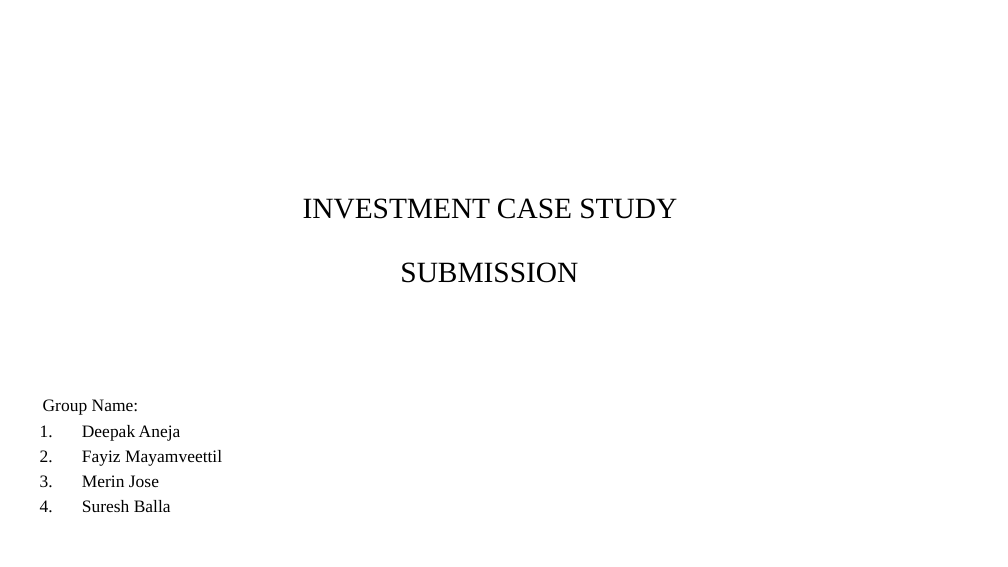
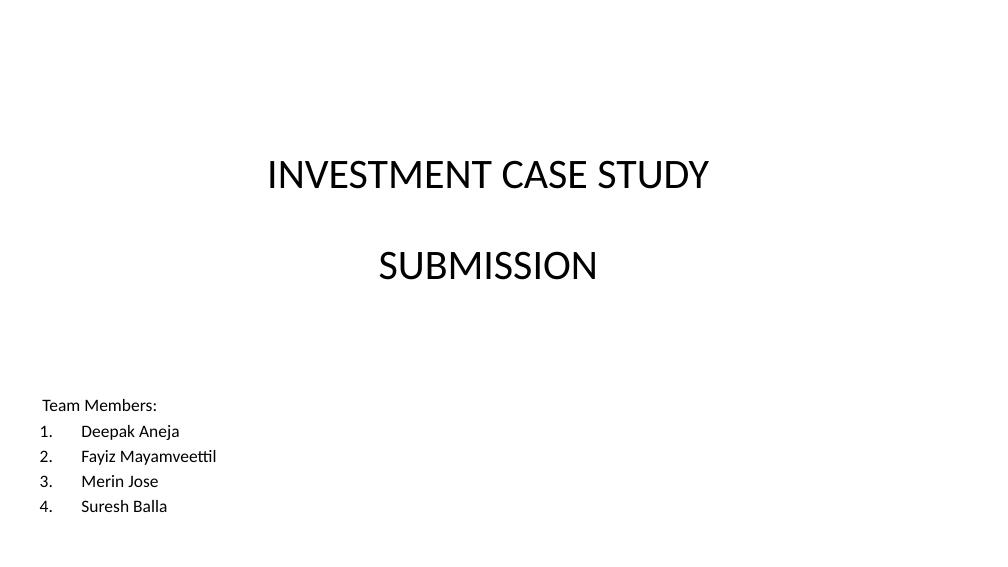
Before and after one commit to sureshballa/data-science-projects, a slide deck: slide 1 of Investment-case-study-group-project/Spark Funds Presentation - V2.pptx. Drawn at 1008x567 pixels with LibreOffice and Linux fonts; fonts in the diff are those of the drawing; background and template pictures are left out. Boxes give left, top, right and bottom in pixels: in the first picture for what was removed or moved away, otherwise in the second. Text is boxed around its words. In the diff, an @@ line names an element or a change of style, - is before the commit and + after.

```diff
--- a/Investment-case-study-group-project/Spark Funds Presentation - V2.pptx
+++ b/Investment-case-study-group-project/Spark Funds Presentation - V2.pptx
@@ title "INVESTMENT CASE STUDY SUBMISSION" at (267, 160, 709, 280): size 28 to 40 pt, font Times New Roman to Calibri @@
@@ subtitle at (42, 399, 157, 411): text changed; font Times New Roman to Calibri @@
-Group Name:
+Team Members:
@@ subtitle at (81, 425, 217, 512): font Times New Roman to Calibri in "Deepak Aneja", "Fayiz Mayamveettil", "Merin Jose", "Suresh Balla" @@
```
Also in this commit, not shown: 9 other slides changed, 2 other files.
